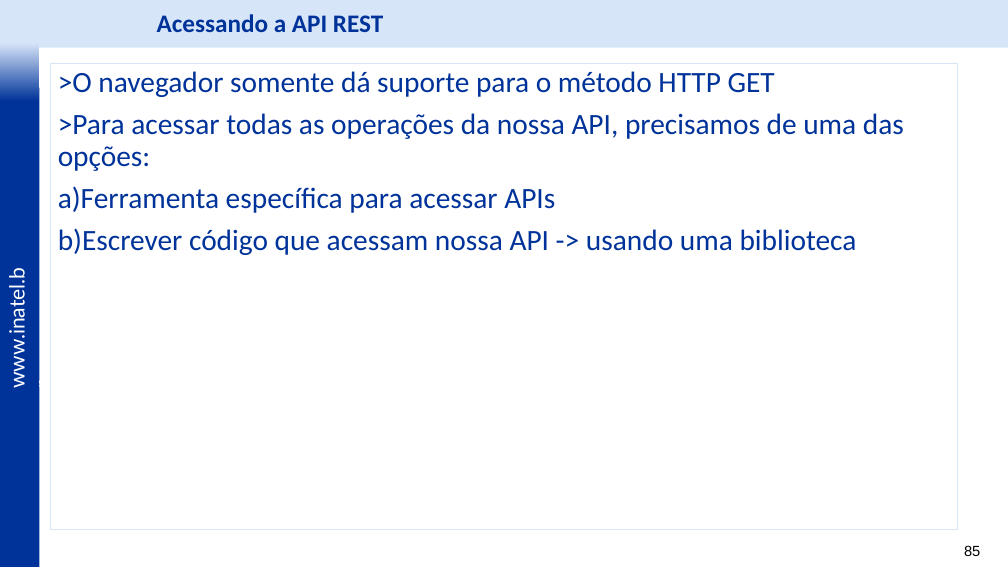
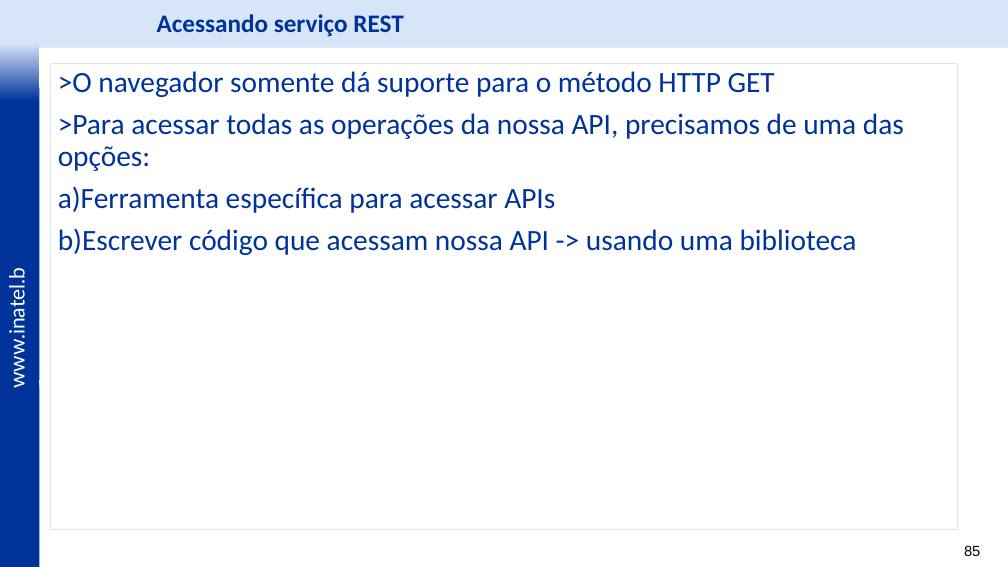
Before and after one commit to vitor-figueiredo/Lab_REST, a slide deck: slide 85 of _docs/Lab_REST - Spring Boot e Spring WebFlux - v11.pptx. Drawn at 1008x567 pixels with LibreOffice and Linux fonts; fonts in the diff are those of the drawing; background and template pictures are left out. Boxes give left, top, right and bottom in pixels: in the first picture for what was removed or moved away, otherwise in the second. Text is boxed around its words. In the diff, an @@ line names an element or a change of style, - is before the commit and + after.

Commit message:
Lab REST: subindo spring boot por comando

```diff
--- a/_docs/Lab_REST - Spring Boot e Spring WebFlux - v11.pptx
+++ b/_docs/Lab_REST - Spring Boot e Spring WebFlux - v11.pptx
@@ text at [157,14,403,37]: text changed @@
-Acessando a API REST
+Acessando serviço REST
```
Also in this commit, not shown: 3 other slides changed.
